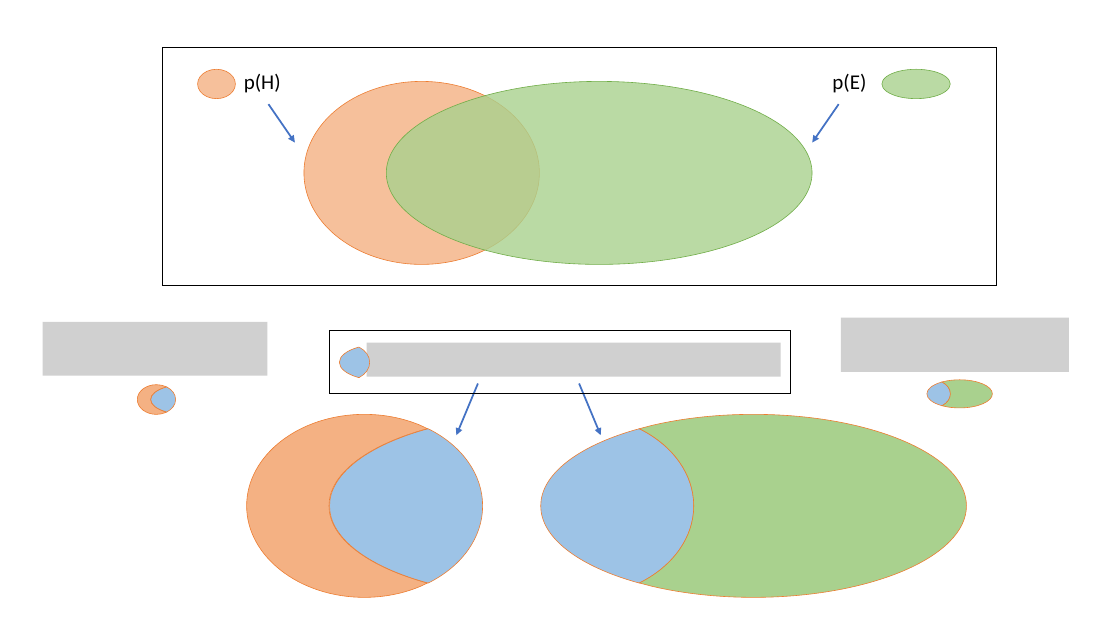
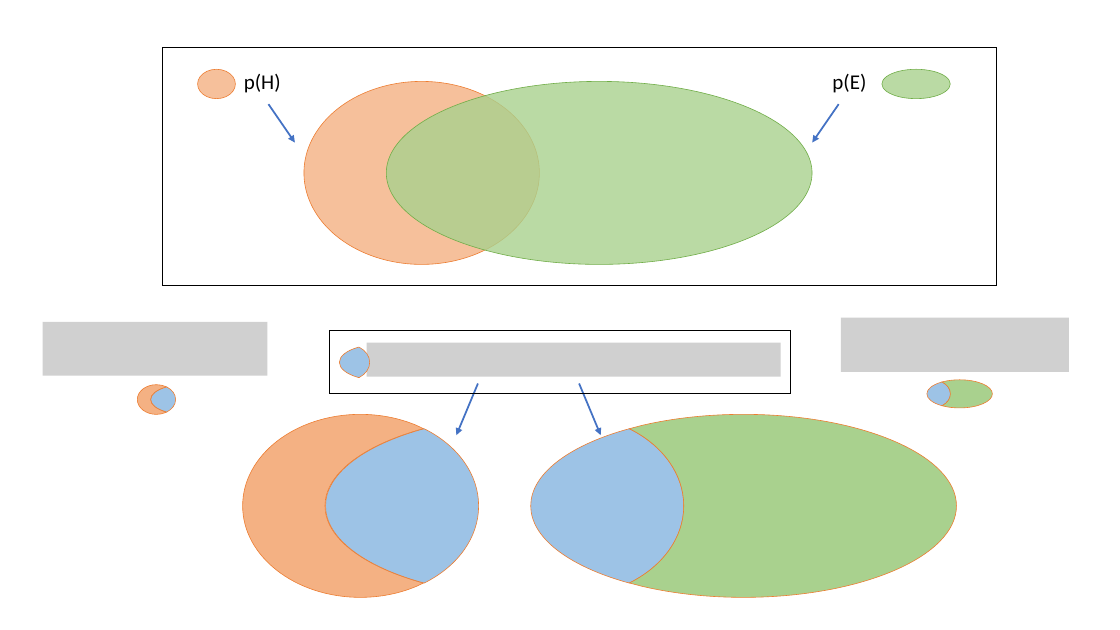
Before and after one commit to daniel-yj-yang/ml, a slide deck: slide 1 of Naive_Bayes/images/Bayes_theorem.pptx. Drawn at 1120x630 pixels with LibreOffice and Linux fonts; fonts in the diff are those of the drawing; grey boxes stand for pictures. Boxes give left, top, right and bottom in pixels: in the first picture for what was removed or moved away, otherwise in the second. Text is boxed around its words. In the diff, an @@ line names an element or a change of style, - is before the commit and + after.

```diff
--- a/Naive_Bayes/images/Bayes_theorem.pptx
+++ b/Naive_Bayes/images/Bayes_theorem.pptx
@@ freeform shape: place and size @@
-freeform shape at <box>247,414,428,597</box>
+freeform shape at <box>243,414,423,597</box>
@@ freeform shape: place and size @@
-freeform shape at <box>639,414,967,597</box>
+freeform shape at <box>629,414,957,597</box>
@@ freeform shape at <box>326,429,479,583</box>: outline redrawn @@
@@ freeform shape: place and size @@
-freeform shape at <box>541,429,694,583</box>
+freeform shape at <box>531,429,684,583</box>
```
Also in this commit, not shown: 1 other file.
